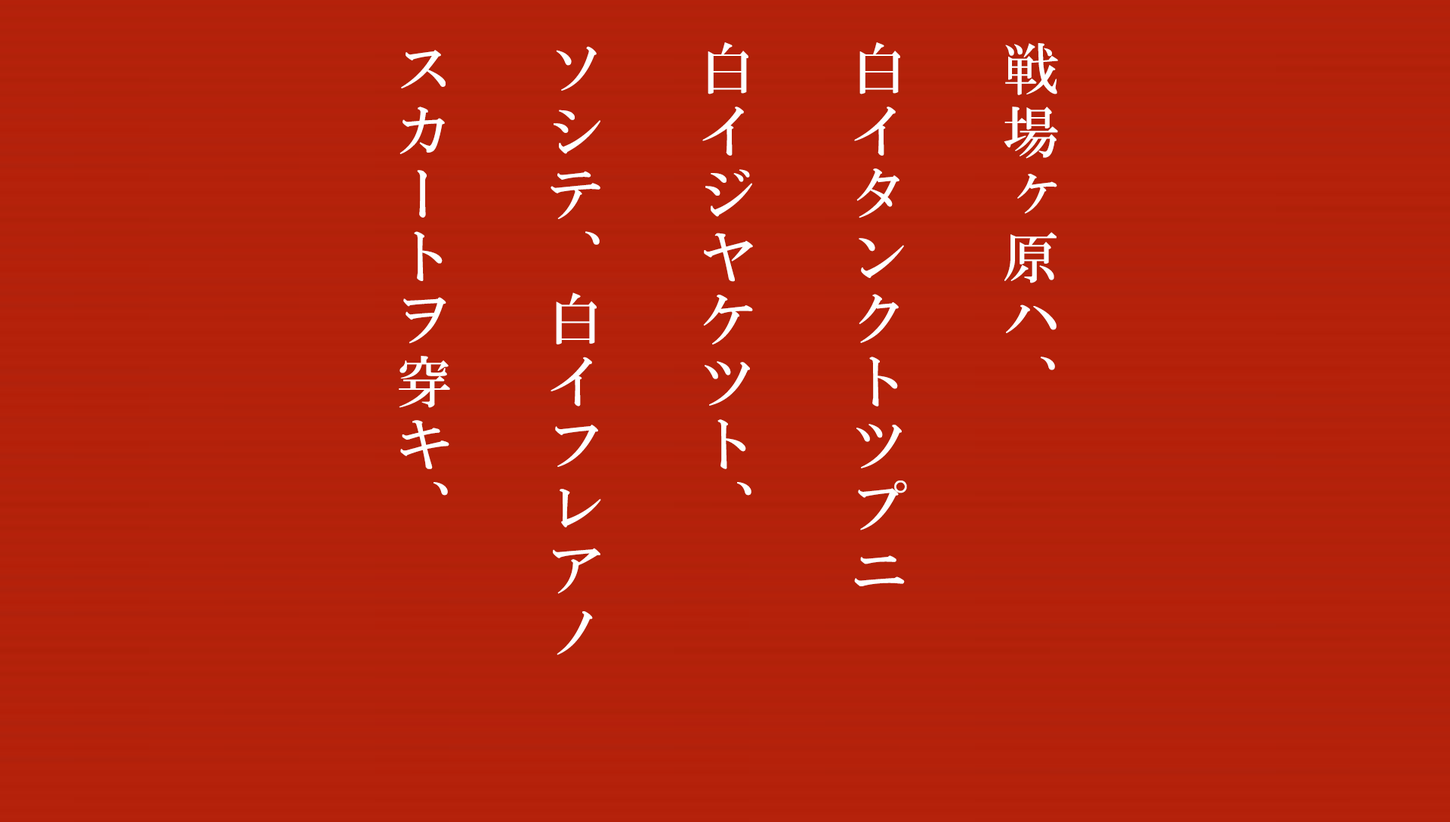
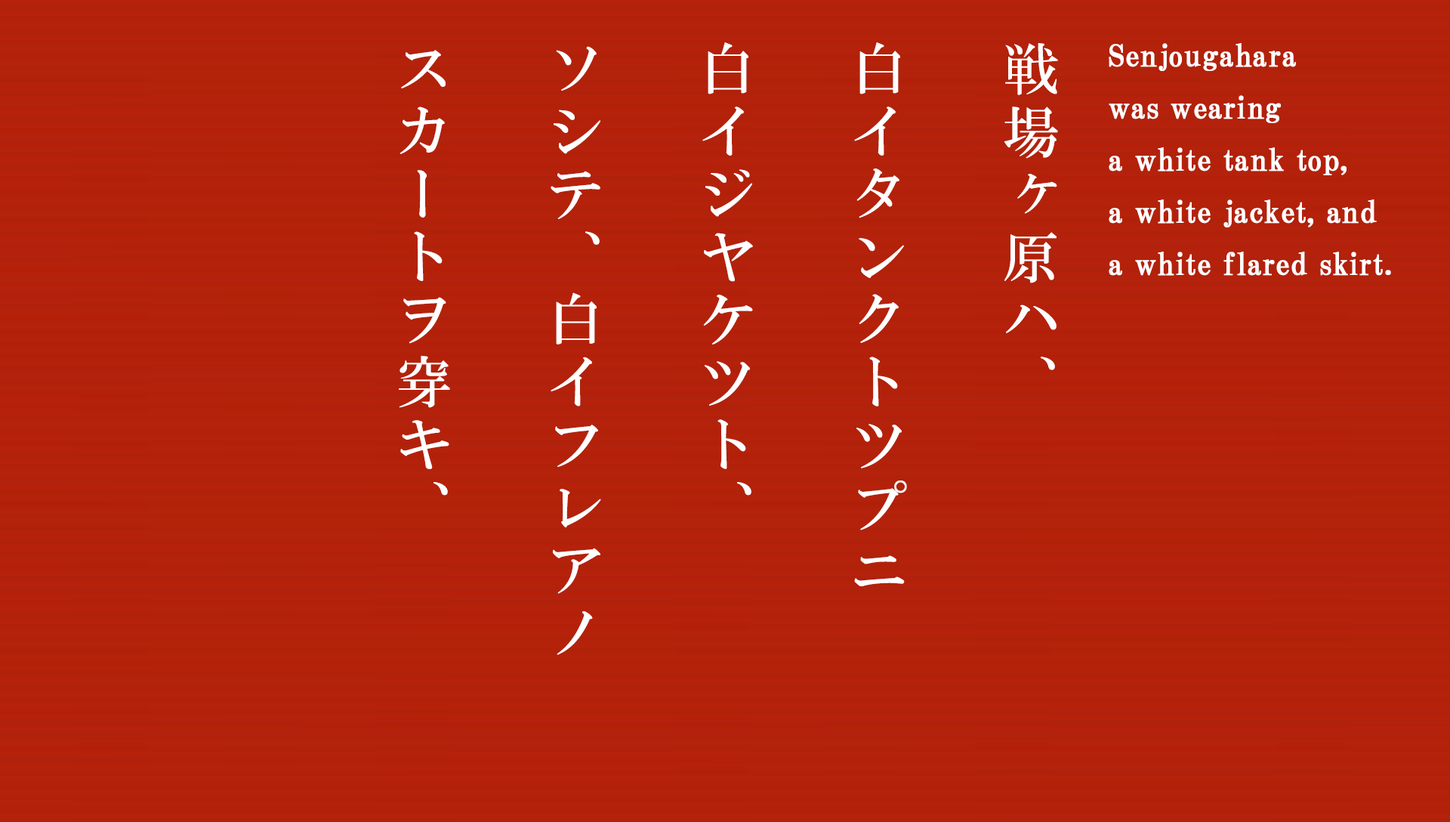
Comparing the layer stacks of the two 1450×822 images. Changes:
added layer "Senjougahara was wearing a white tank top, a white jacket, and" above "戦場ヶ原ハ、 白イタンクトツプニ 白イジヤケツト、 ソシテ、白イフレアノ スカートヲ穿キ、" over [1108, 43, 1392, 276]
